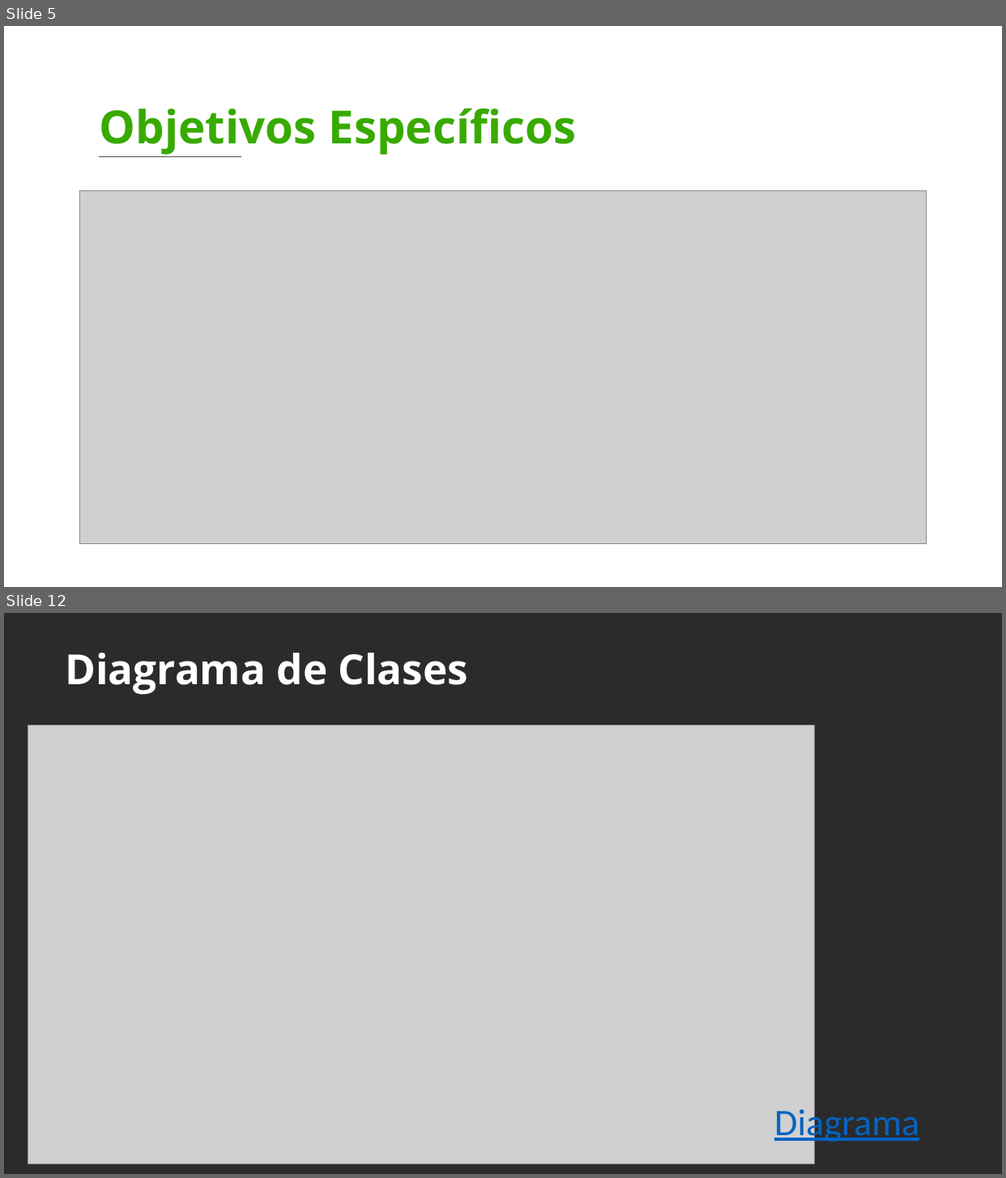
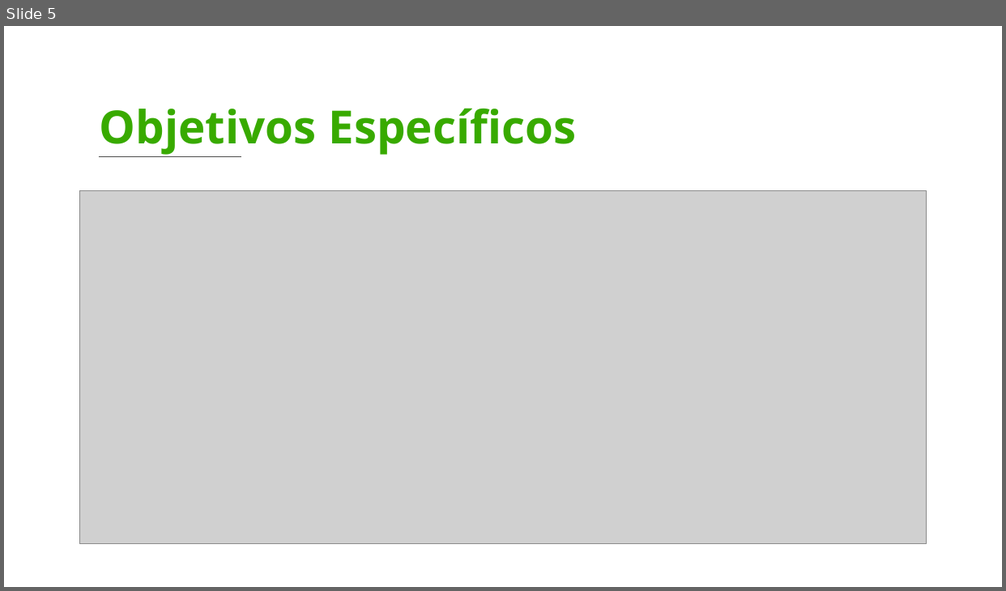
Before and after one commit to BrandonDuv033/Panify, a slide deck: Cuarto Trimestre/Presentación - 4 Trimestre.pptx. Shown one above the other, each under a label of ours: slides 5 and 12 before the commit, slide 5 after it; the slides between them are not shown. The pictures are 1006x1178 and 1006x591 pixels, drawn with LibreOffice and Linux fonts; fonts in the diff are those of the drawing; grey boxes stand for pictures; background and template pictures are left out; a plain dark background stands for a picture behind light text. Boxes give left, top, right and bottom in pixels: in the first picture for what was removed or moved away, otherwise in the second. Text is boxed around its words. In the diff, an @@ line names an element or a change of style, - is before the commit and + after.

```diff
--- a/Cuarto Trimestre/Presentación - 4 Trimestre.pptx
+++ b/Cuarto Trimestre/Presentación - 4 Trimestre.pptx
@@ slide 12 removed at [4,613,1002,1174], background picture (left out) @@
@@ text removed at [65,653,469,695] @@
-Diagrama de Clases
@@ picture removed at [28,726,814,1165] @@
@@ text removed at [774,1105,919,1145] @@
-Diagrama
```
Also in this commit, not shown: 2 slides changed, 3 slides added, 7 other slides removed.
